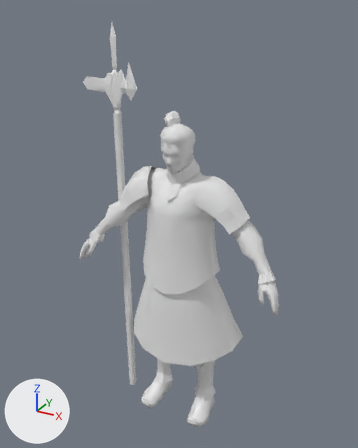
The FBX model Assets/_Project/ArtAssets/Models/Chars/Monster/3020/Monster_3020_FBX.FBX as it was, and as the next commit left it.
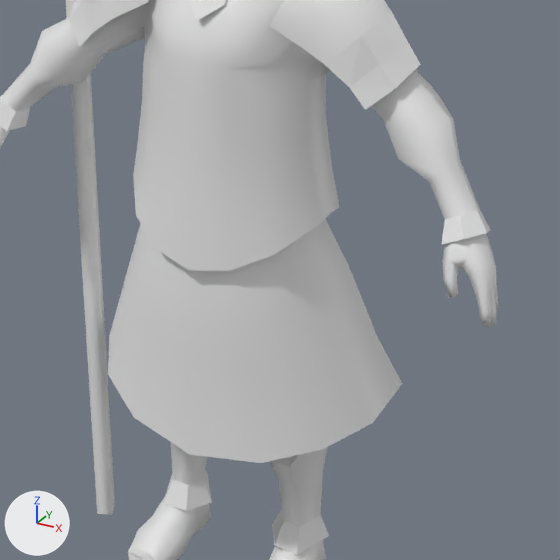
Each version is shown whole from a 50 mm lens placed at (0.0316, -0.0579, 0.0618), pointed at (-0.0017, 0.0027, 0.0315), then close up on the part from 26% to 84% of the width and 43% to 90% of the height. The axes (+X, +Y, +Z) are drawn at lower left. The lights are the same throughout. Materials are left out; every surface is plain grey. Where no turn or scale is listed for an object, it has been applied to the vertices. Vertices at the same position are counted once.

The first close-up shows 'G160422_qinbin02', 'G160422_qinbin_wuqi'.
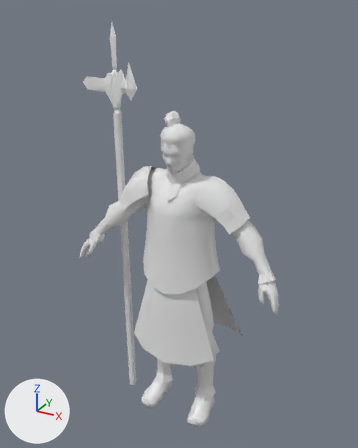
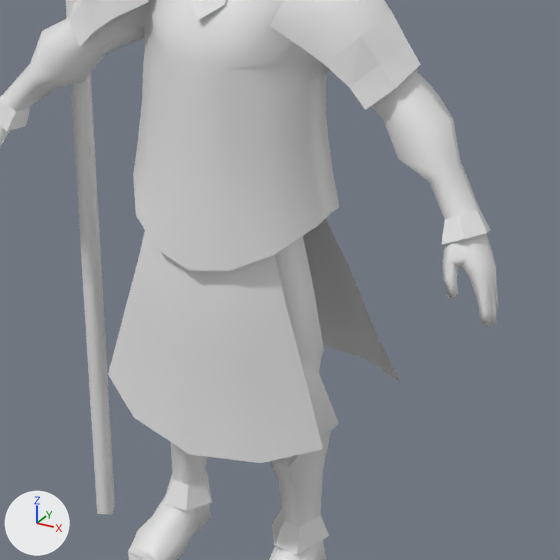
The edits, one by one:
me_mesh is used by ob_g160422_qinbin02; location (0.0, 0.0, 0.0).
me_mesh had 1158 vertices, 2146 faces and spanned x -0.0164..0.0164, y -0.0052..0.0077, z 0.0..0.0491.
me_mesh now has 1146 vertices, 2106 faces and spans x -0.0164..0.0164, y -0.0052..0.0077, z 0.0..0.0491.
Part 1, on me_mesh:
6 vertices are removed from x 0.0039..0.0089, y -0.0013..0.0001, z 0.0136..0.0285.
20 faces are deleted.
Part 2, on me_mesh:
6 vertices are removed from x -0.0089..-0.0039, y -0.0013..0.0001, z 0.0136..0.0285.
20 faces are deleted.

Where the change shows, as pixel boxes [x1, y1, x2, y2] in the close-ups (560 x 560 px):
part 1 of me_mesh, deleted: before [275, 219, 402, 449]
part 2 of me_mesh, deleted: before [108, 223, 145, 373]
